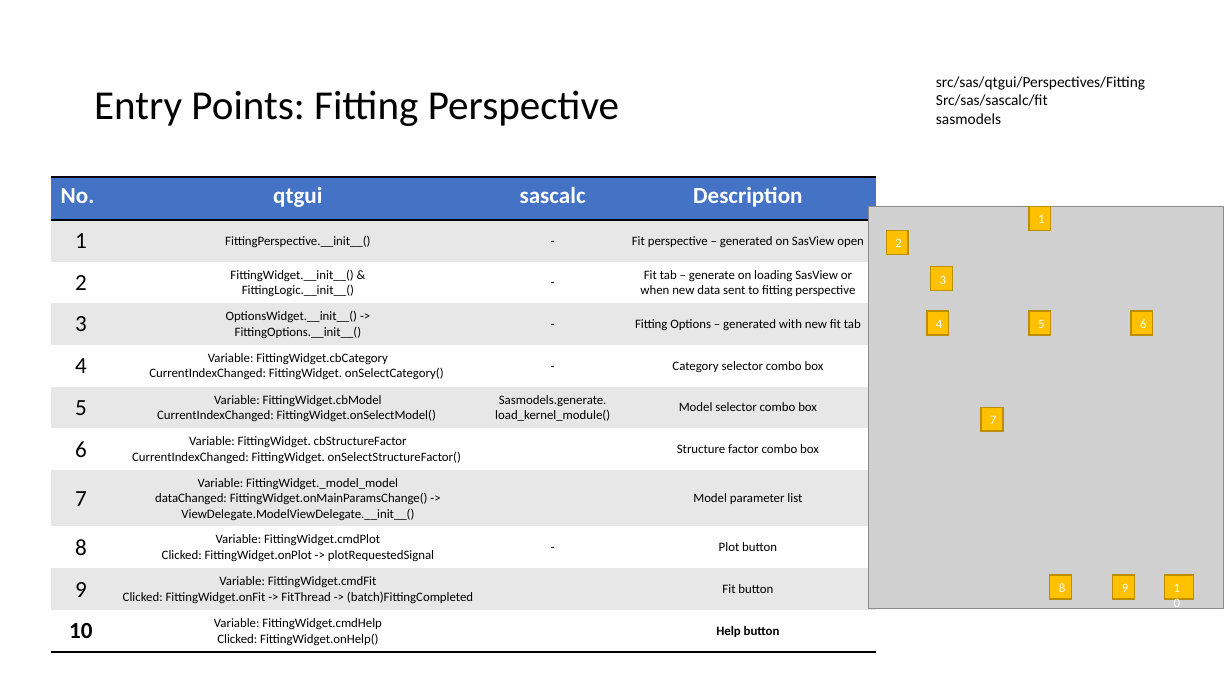
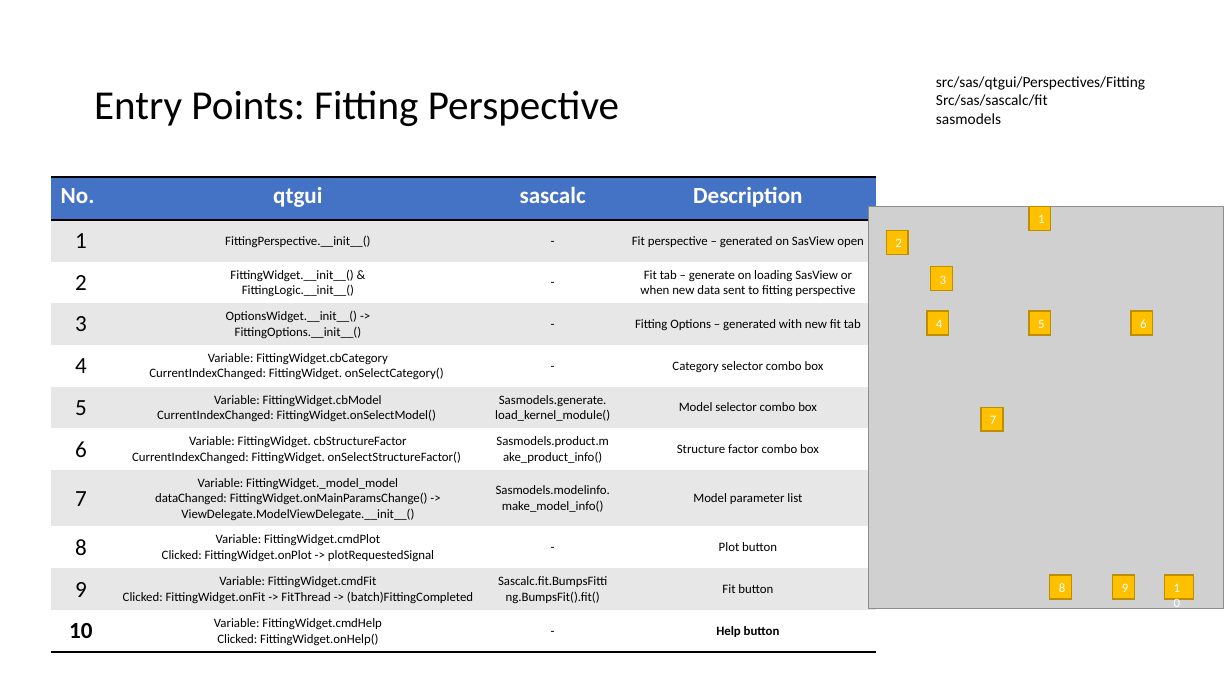
Before and after one commit to SasView/documents, a slide deck: slide 13 of Training/New_Contributor_Training/presentations/SasviewDataStructure.pptx. Drawn at 1232x693 pixels with LibreOffice and Linux fonts; fonts in the diff are those of the drawing; grey boxes stand for pictures. Boxes give left, top, right and bottom in pixels: in the first picture for what was removed or moved away, otherwise in the second. Text is boxed around its words. In the diff, an @@ line names an element or a change of style, - is before the commit and + after.

Commit message:
Update presentation to include code entry points for fitting engine.

```diff
--- a/Training/New_Contributor_Training/presentations/SasviewDataStructure.pptx
+++ b/Training/New_Contributor_Training/presentations/SasviewDataStructure.pptx
@@ table at (x1=52, y1=177, x2=876, y2=652) @@
-row 7, column 3: 
+row 7, column 3: Sasmodels.product.make_product_info()
-row 8, column 3: 
+row 8, column 3: Sasmodels.modelinfo.make_model_info()
-row 10, column 3: 
+row 10, column 3: Sascalc.fit.BumpsFitting.BumpsFit().fit()
-row 11, column 3: 
+row 11, column 3: -
```
Also in this commit, not shown: 1 other slide changed.
